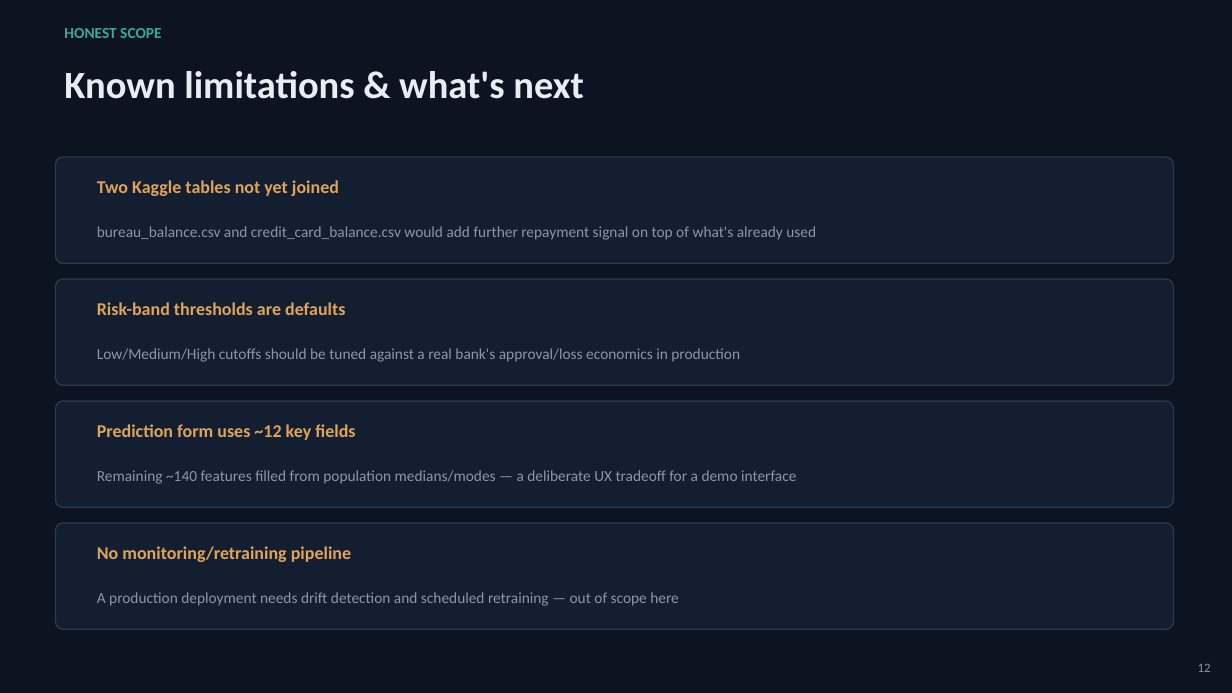
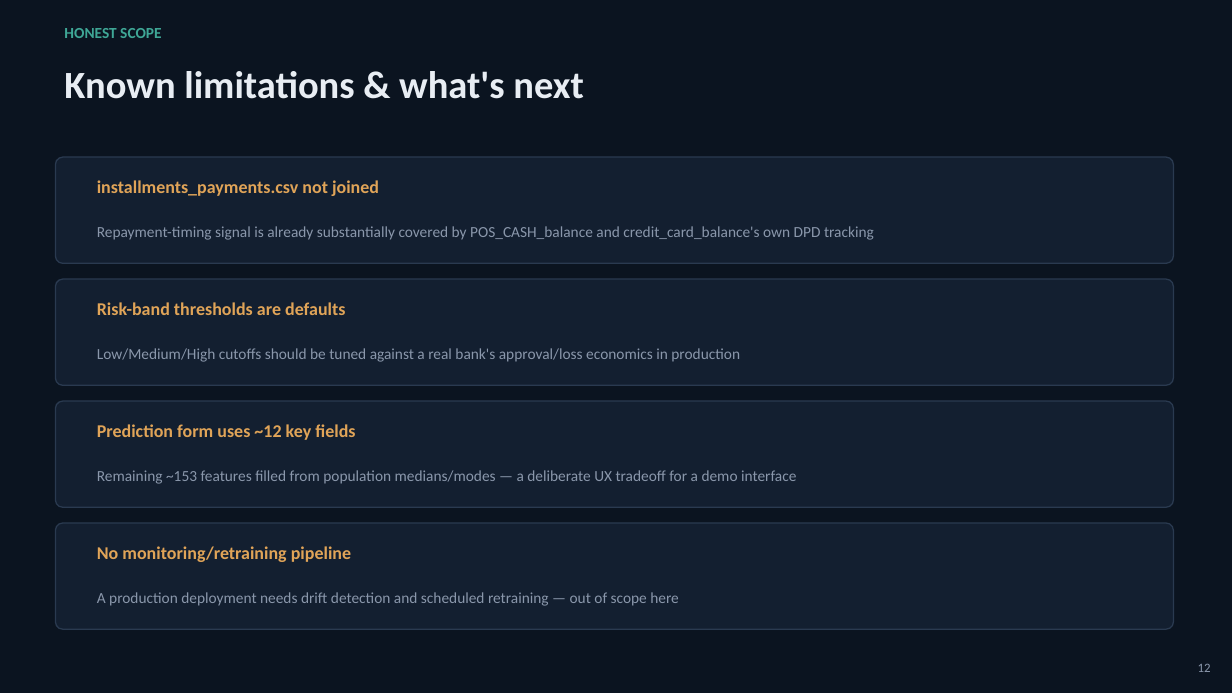
Before and after one commit to malavika-krishna24/credit-risk-platform, a slide deck: slide 12 of documents/Credit_Risk_Platform_Presentation.pptx. Drawn at 1232x693 pixels with LibreOffice and Linux fonts; fonts in the diff are those of the drawing. Boxes give left, top, right and bottom in pixels: in the first picture for what was removed or moved away, otherwise in the second. Text is boxed around its words. In the diff, an @@ line names an element or a change of style, - is before the commit and + after.

```diff
--- a/documents/Credit_Risk_Platform_Presentation.pptx
+++ b/documents/Credit_Risk_Platform_Presentation.pptx
@@ text at <box>97,180,379,196</box>: text changed @@
-Two Kaggle tables not yet joined
+installments_payments.csv not joined
@@ text at <box>97,226,874,240</box>: text changed @@
-bureau_balance.csv and credit_card_balance.csv would add further repayment signal on top of what's already used
+Repayment-timing signal is already substantially covered by POS_CASH_balance and credit_card_balance's own DPD tracking
@@ text at <box>97,470,796,484</box>: text changed @@
-Remaining ~140 features filled from population medians/modes — a deliberate UX tradeoff for a demo interface
+Remaining ~153 features filled from population medians/modes — a deliberate UX tradeoff for a demo interface
```
Also in this commit, not shown: 3 other slides changed, 3 other files.
